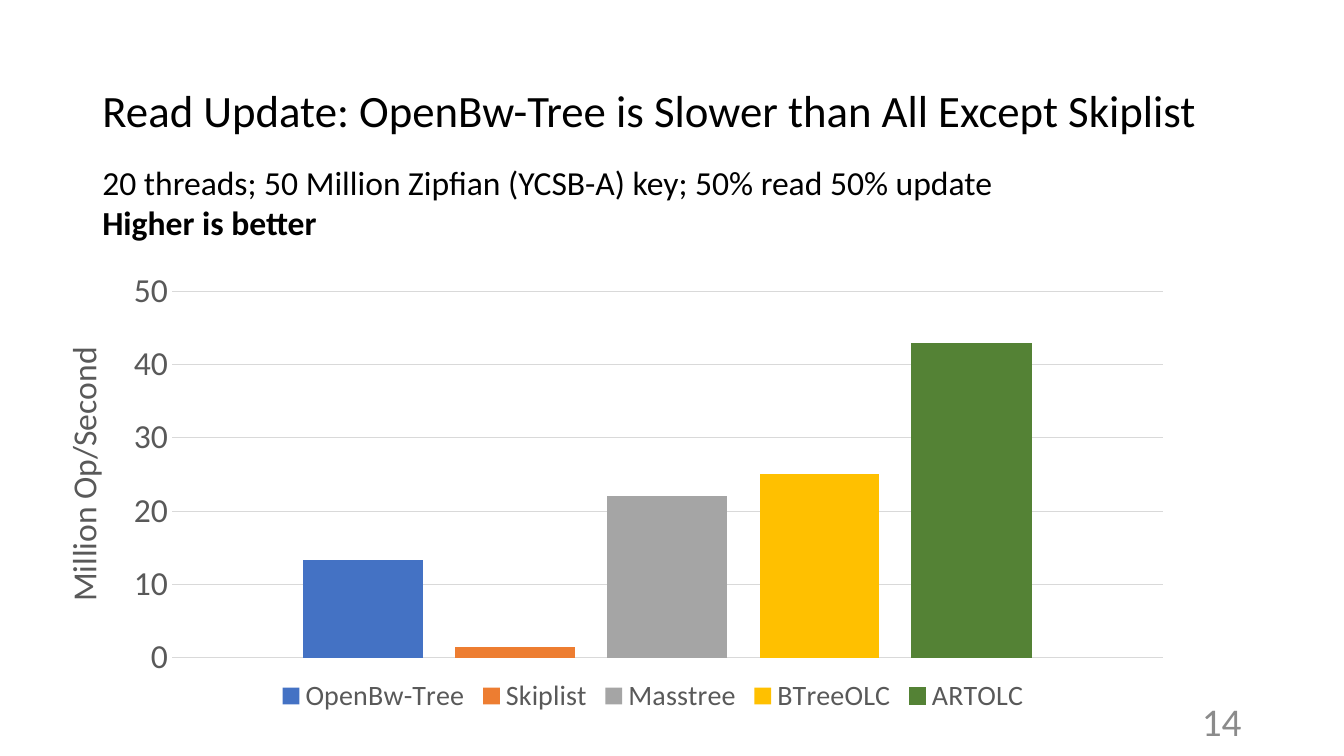
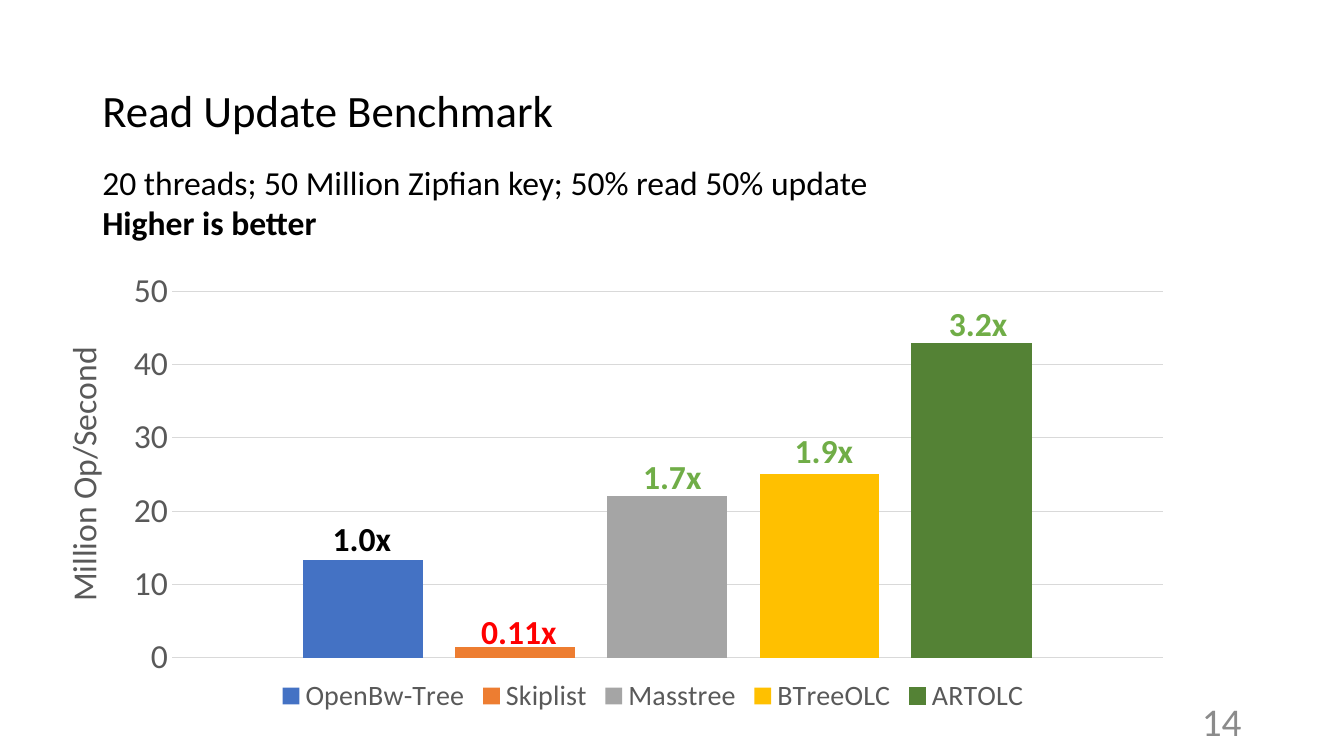
Before and after one commit to wangziqi2013/BwTree, a slide deck: slide 14 of SIGMOD 2018.pptx. Drawn at 1344x756 pixels with LibreOffice and Linux fonts; fonts in the diff are those of the drawing. Boxes give left, top, right and bottom in pixels: in the first picture for what was removed or moved away, otherwise in the second. Text is boxed around its words. In the diff, an @@ line names an element or a change of style, - is before the commit and + after.

Commit message:
Updating slide

```diff
--- a/SIGMOD 2018.pptx
+++ b/SIGMOD 2018.pptx
@@ title at <box>102,96,553,135</box>: text changed @@
-Read Update: OpenBw-Tree is Slower than All Except Skiplist
+Read Update Benchmark
@@ text at <box>102,171,867,201</box>: text changed @@
-20 threads; 50 Million Zipfian (YCSB-A) key; 50% read 50% update
+20 threads; 50 Million Zipfian key; 50% read 50% update
@@ text added at <box>949,314,1007,344</box>, 24 pt, text #70AD47, bold @@
+3.2x
@@ text added at <box>795,441,853,463</box>, 24 pt, text #70AD47, bold @@
+1.9x
@@ text added at <box>643,467,701,497</box>, 24 pt, text #70AD47, bold @@
+1.7x
@@ text added at <box>333,529,391,552</box>, 24 pt, text #000000, bold @@
+1.0x
@@ text added at <box>481,622,556,653</box>, 24 pt, text #FF0000, bold @@
+0.11x
```
Also in this commit, not shown: 13 other slides changed.
